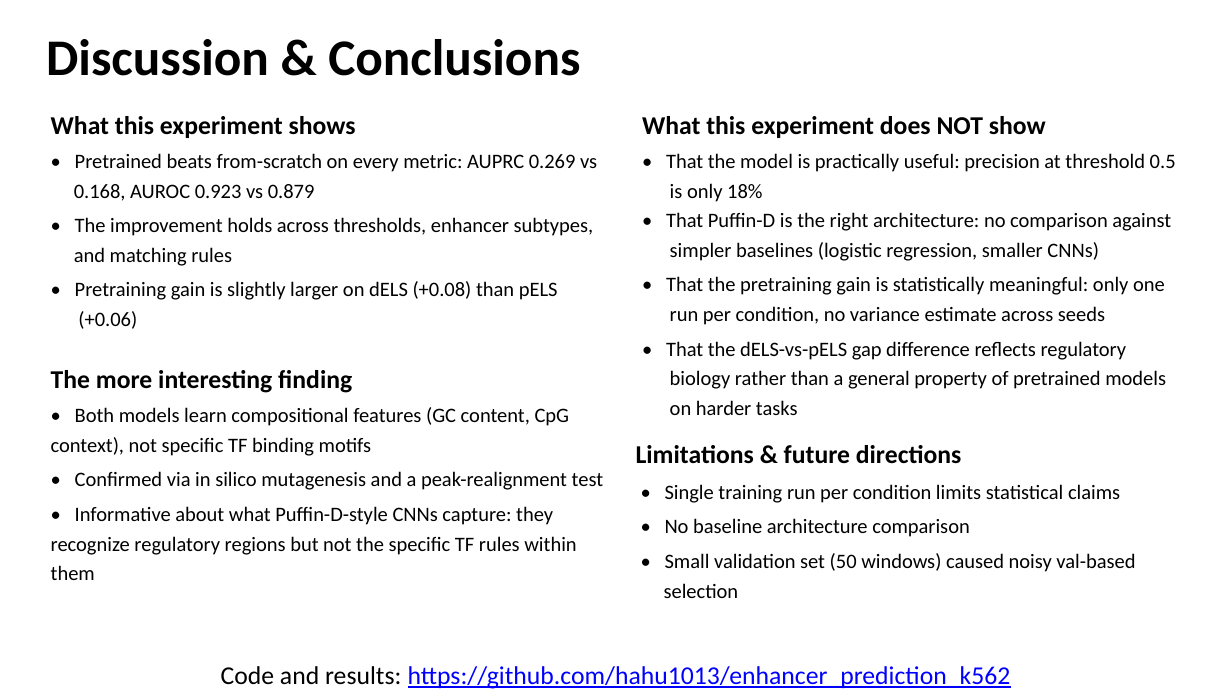
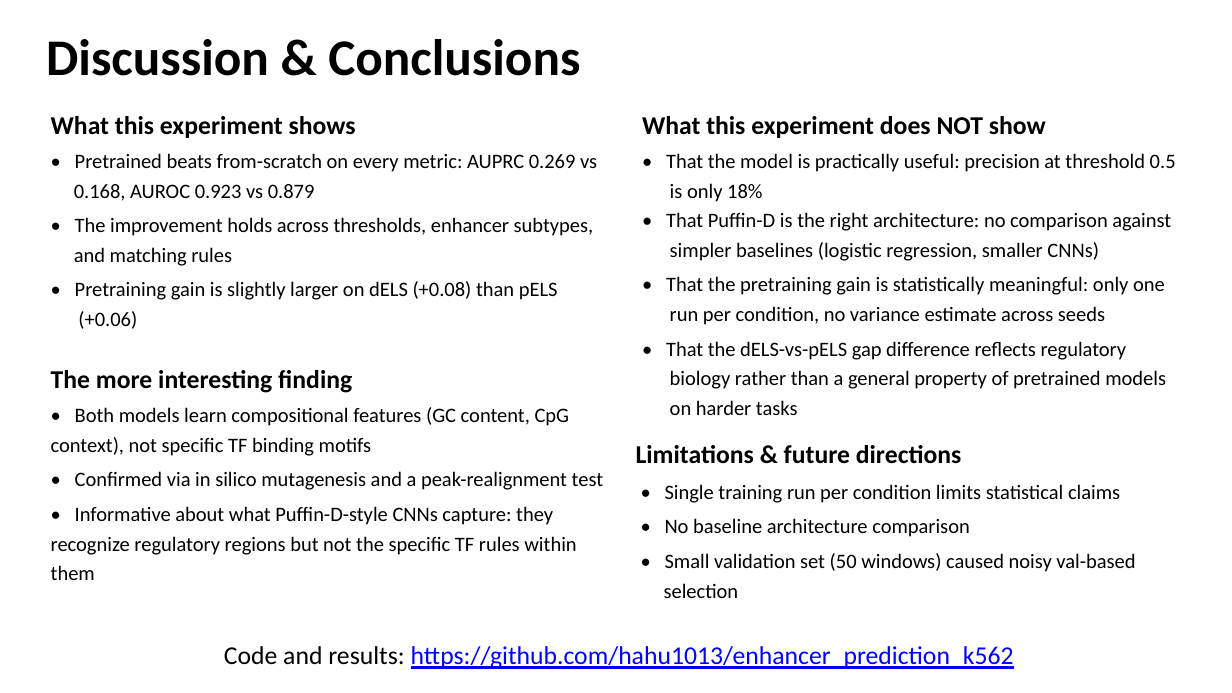
Before and after one commit to hahu1013/enhancer_prediction_k562, a slide deck: slide 11 of slides/K562_enhancer_prediction.pptx. Drawn at 1232x693 pixels with LibreOffice and Linux fonts; fonts in the diff are those of the drawing. Boxes give left, top, right and bottom in pixels: in the first picture for what was removed or moved away, otherwise in the second. Text is boxed around its words. In the diff, an @@ line names an element or a change of style, - is before the commit and + after.

```diff
--- a/slides/K562_enhancer_prediction.pptx
+++ b/slides/K562_enhancer_prediction.pptx
@@ text "Code and results: https://github.com/hahu1013/enhancer_predi ...": place and size @@
-text "Code and results: https://github.com/hahu1013/enhancer_predi ..." at [221,666,1011,689]
+text "Code and results: https://github.com/hahu1013/enhancer_predi ..." at [224,646,1014,669]
```
Also in this commit, not shown: 6 other slides changed.
